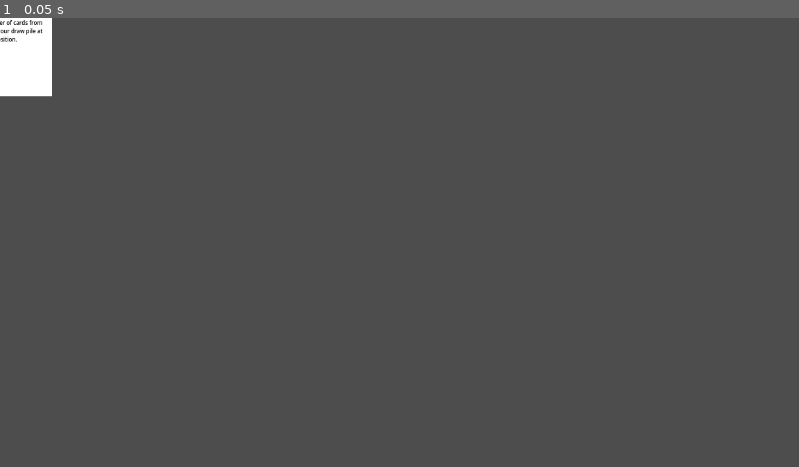
Above: before the commit, frame 1.
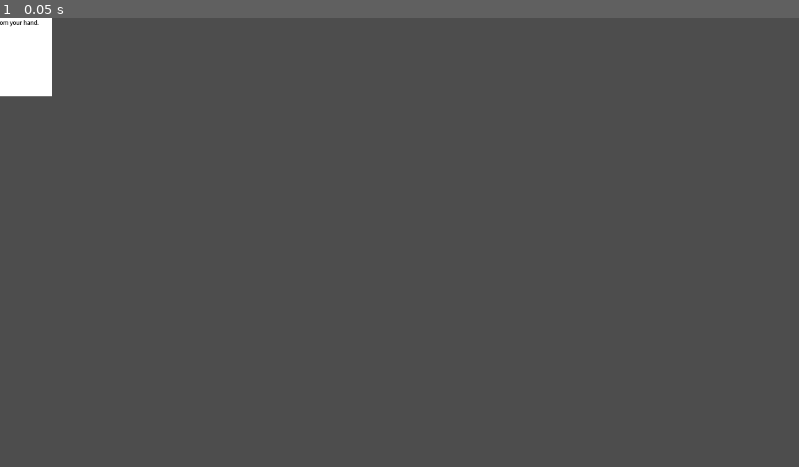
Above: after the commit, the same moment.

Repository: Slaith12/Card-Game
Game: Godot game, scene res://card.tscn
Two runs of this game, one before a commit and one after it. Both use one fixed random seed, a clock stepped at 60 frames per second and the inputs below. The project has no main scene, so this scene is started directly.
Inputs:
- Up to frame 1 (0.05 s): no input

The runs differ from the first frame. In frame 1, less than 0.1% of the frame differs, in the area x 0-6%, y 0-6%.

Commit message:
Update cards with standardized keywords
They may get adjusted as time goes on but I want to have a basic system for now

Diff:
--- /dev/null
+++ b/Cards/Cycle Stone.tres
@@ -0,0 +1,11 @@
+[gd_resource type="Resource" script_class="CardData" load_steps=2 format=3 uid="uid://c30wumnba1f7y"]
+
+[ext_resource type="Script" path="res://CardData.gd" id="1_iujvg"]
+
+[resource]
+script = ExtResource("1_iujvg")
+title = "Cycle Stone"
+description = "[b]Stone[/b]
+Draw a card, then discard a card. Repeat this up to 10 times."
+flavorText = ""
+cost = 5
--- a/Cards/Forced Kindness.tres
+++ b/Cards/Forced Kindness.tres
@@ -5,6 +5,6 @@
 [resource]
 script = ExtResource("1_38ud0")
 title = "Forced Kindness"
-description = "Opponent discards all but one card from their hand. Opponent gets every card in your hand (except this one)."
+description = "Opponent [b]discards[/b] all but one card from their hand. Opponent [b]takes[/b] every card from your hand (except this one)."
 flavorText = "Here, have a gift, I insist."
 cost = 5
--- a/Cards/I Earned This.tres
+++ b/Cards/I Earned This.tres
@@ -5,6 +5,6 @@
 [resource]
 script = ExtResource("1_s7fik")
 title = "I Earned This"
-description = "Take a card from any draw pile from any position."
+description = "[b]Take[/b] a card from any draw pile."
 flavorText = "After everything I've done, I think I deserve a little treat."
 cost = 8
--- a/Cards/One With Nothing.tres
+++ b/Cards/One With Nothing.tres
@@ -5,6 +5,6 @@
 [resource]
 script = ExtResource("1_nn2ll")
 title = "One with Nothing"
-description = "Discard your hand."
+description = "[b]Discard[/b] your hand."
 flavorText = "When nothing remains, everything is equally possible."
 cost = 1
--- a/Cards/Painted Rock.tres
+++ b/Cards/Painted Rock.tres
@@ -5,6 +5,6 @@
 [resource]
 script = ExtResource("1_uaspj")
 title = "Painted Rock"
-description = "If this card is revealed to the opponent and they are able to take this card, they MUST take this card. Discarding this card costs 4 energy instead of 1."
+description = "If this card is revealed to the opponent, and they are able to [b]take[/b] this card, they MUST [b]take[/b] this card. [b]Sticky 4[/b]."
 flavorText = "That's not a stone, it's a rock!"
 cost = 4
--- /dev/null
+++ b/Cards/Plunder Stone.tres
@@ -0,0 +1,11 @@
+[gd_resource type="Resource" script_class="CardData" load_steps=2 format=3 uid="uid://ds16hysiu626w"]
+
+[ext_resource type="Script" path="res://CardData.gd" id="1_fmp00"]
+
+[resource]
+script = ExtResource("1_fmp00")
+title = "Plunder Stone"
+description = "[b]Stone[/b]
+[b]Take[/b] a card from the opponent's hand."
+flavorText = ""
+cost = 3
--- a/Cards/Purchase.tres
+++ b/Cards/Purchase.tres
@@ -5,6 +5,6 @@
 [resource]
 script = ExtResource("1_fhdd6")
 title = "Purchase"
-description = "Take a card from the opponent's hand. Opponent gets +3 energy next turn."
+description = "[b]Take[/b] a card from the opponent's hand. Opponent gets +3 energy next turn."
 flavorText = ""
 cost = 3
--- a/Cards/Recycle.tres
+++ b/Cards/Recycle.tres
@@ -5,6 +5,6 @@
 [resource]
 script = ExtResource("1_qvgjs")
 title = "Recycle"
-description = "Choose a card in your discard pile. At the beginning of your next turn, play that card without paying its energy cost."
+description = "Choose a card from your discard pile. At the beginning of your next turn, if you [b]own[/b] the selected card, play that card without paying its energy cost."
 flavorText = ""
-cost = 6
+cost = 4
--- a/Cards/Sharing is Caring.tres
+++ b/Cards/Sharing is Caring.tres
@@ -5,6 +5,6 @@
 [resource]
 script = ExtResource("1_sh38v")
 title = "Sharing is Caring"
-description = "Both players reveal their hand. Each player takes 2 cards from the other player's hand."
+description = "Both players [b]reveal[/b] their hand. Each player [b]takes[/b] 2 cards from the other player's hand."
 flavorText = ""
 cost = 5
--- a/Cards/Sleight of Hand.tres
+++ b/Cards/Sleight of Hand.tres
@@ -5,6 +5,6 @@
 [resource]
 script = ExtResource("1_wqu4j")
 title = "Sleight of Hand"
-description = "Look at the top 3 cards of the opponent's draw pile. Place those cards anywhere in their draw pile."
+description = "[b]Scry[/b] and [b]store[/b] the top 3 cards from the opponent's draw pile."
 flavorText = ""
-cost = 4
+cost = 5
--- a/Cards/Snoop.tres
+++ b/Cards/Snoop.tres
@@ -5,6 +5,6 @@
 [resource]
 script = ExtResource("1_hrsm8")
 title = "Snoop"
-description = "Look at any 4 cards from any draw pile."
+description = "[b]Scry[/b] any 4 cards from any draw pile."
 flavorText = "What do we have here?"
 cost = 2
--- a/Cards/Stash.tres
+++ b/Cards/Stash.tres
@@ -4,7 +4,7 @@
 
 [resource]
 script = ExtResource("1_0abo8")
-title = "Stash"
-description = "Move any number of cards from your hand into your draw pile at any position."
+title = "Emergency Stash"
+description = "[b]Store[/b] a card from your hand."
 flavorText = ""
-cost = 3
+cost = 2
--- /dev/null
+++ b/Cards/Stealth Stone.tres
@@ -0,0 +1,11 @@
+[gd_resource type="Resource" script_class="CardData" load_steps=2 format=3 uid="uid://bl48e4t7uf0fd"]
+
+[ext_resource type="Script" path="res://CardData.gd" id="1_78wlv"]
+
+[resource]
+script = ExtResource("1_78wlv")
+title = "Stealth Stone"
+description = "[b]Stone[/b]
+[b]Store[/b] any number of cards from your hand. The opponent does not see where these cards are placed."
+flavorText = ""
+cost = 3
--- a/Cards/Stone (Placeholder).tres
+++ b/Cards/Stone (Placeholder).tres
@@ -4,7 +4,7 @@
 
 [resource]
 script = ExtResource("1_qocvo")
-title = "Placeholder Stone"
+title = "Grey Stone"
 description = "[b]Stone[/b]
 If you have 6 stones in hand, you win the game."
 flavorText = ""
--- a/Cards/Swap.tres
+++ b/Cards/Swap.tres
@@ -5,6 +5,6 @@
 [resource]
 script = ExtResource("1_ip4jp")
 title = "Swap"
-description = "Take a card from the opponent's hand. Put this card in the opponent's hand."
+description = "[b]Take[/b] a card from the opponent's hand. Opponent [b]takes[/b] this card."
 flavorText = ""
 cost = 2
--- /dev/null
+++ b/Cards/Trap Stone.tres
@@ -0,0 +1,12 @@
+[gd_resource type="Resource" script_class="CardData" load_steps=2 format=3 uid="uid://vjnyxbxlik50"]
+
+[ext_resource type="Script" path="res://CardData.gd" id="1_t5v7d"]
+
+[resource]
+script = ExtResource("1_t5v7d")
+title = "Trap Stone"
+description = "[b]Stone[/b]
+[b]Reveal[/b] and [b]store[/b] this card.
+While this card is in the draw pile and revealed to both players, the [b]owner[/b] of this card has the option to discard a card to take the first card played by the opponent each turn."
+flavorText = "This probably isn't being included in the starting card set"
+cost = 6
--- a/Cards/Trash Bandit.tres
+++ b/Cards/Trash Bandit.tres
@@ -5,6 +5,6 @@
 [resource]
 script = ExtResource("1_k32be")
 title = "Trash Bandit"
-description = "Put a card from any discard pile into your hand."
+description = "[b]Take[/b] a card from any discard pile."
 flavorText = ""
 cost = 3
